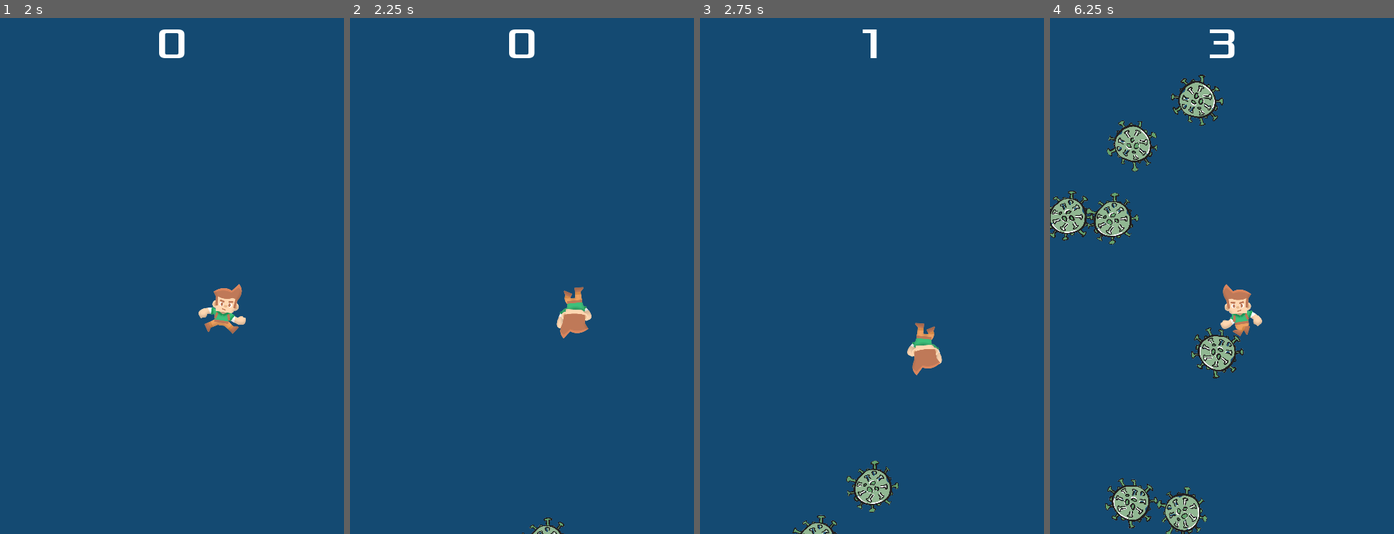
Above: before the commit, frames 1-4 (left to right).
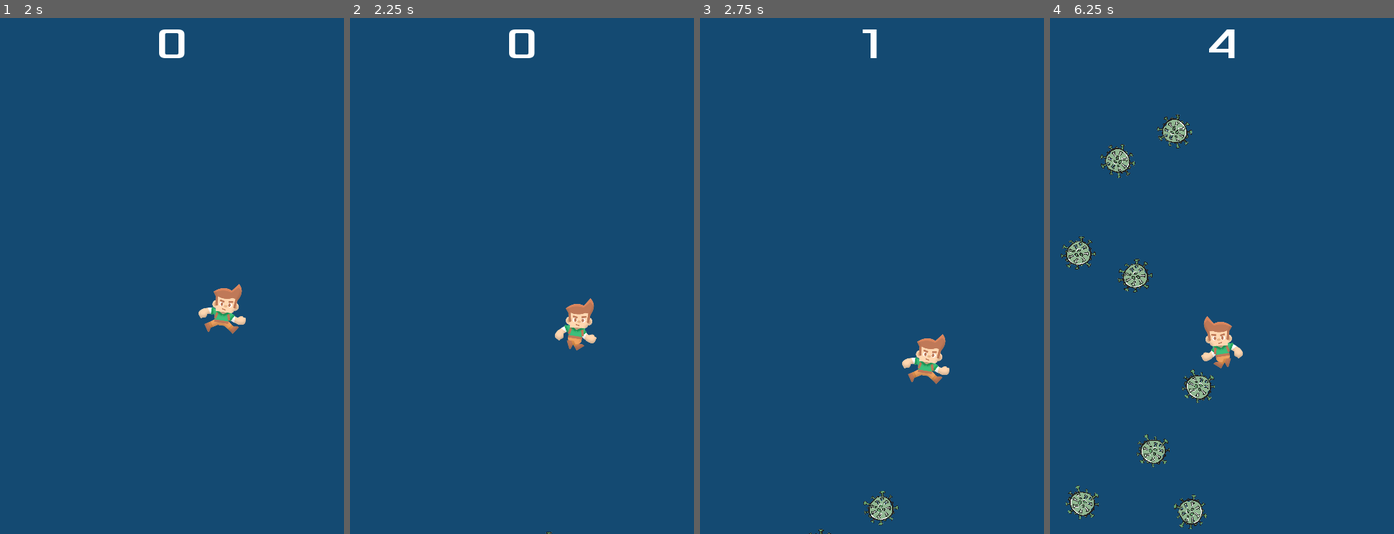
Above: after the commit, the same moments.

Repository: dastasoft/escape-from-covid-godot-2d-game
Game: Godot game, scene res://Main.tscn
Two runs of this game, one before a commit and one after it. Both use one fixed random seed, a clock stepped at 60 frames per second and the inputs below.
Inputs:
- Up to frame 1 (2 s): click "Start" at 0.5 s; tap Enter at 1.25 s; hold D (move_right) from 1.28 s (still down)
- Up to frame 2 (2.25 s): release D (move_right) at 2.03 s; hold S (move_down) from 2.03 s (still down)
- Up to frame 3 (2.75 s): keep holding S (move_down)
- Up to frame 4 (6.25 s): release S (move_down) at 2.78 s; hold D (move_right) 2.78-3.53 s; hold W (move_up) 3.53-4.28 s; hold A (move_left) 4.28-5.78 s; hold S (move_down) from 5.78 s (still down)

Frame 1 is identical in both runs. In frame 2, 1.0% of the frame differs, in the area x 50-72%, y 52-100%; in frame 3, 2.1%; in frame 4, 8.8%, in the area x 0-62%, y 2-100%.

Commit message:
added levels

Diff:
--- a/Main.gd
+++ b/Main.gd
@@ -1,13 +1,17 @@
 extends Node
 
-export (PackedScene) var mob_scene
+export (PackedScene) var mob_level1_scene
+export (PackedScene) var mob_level2_scene
+export (PackedScene) var mob_level3_scene
 var score = 0
+var level = 1
 
 func _ready():
 	randomize()
 
 func new_game():
 	score = 0
+	level = 1
 	$HUD.update_score(score)
 
 	get_tree().call_group("mobs", "queue_free")
@@ -37,7 +41,11 @@
 	var mob_spawn_location = $MobPath/MobSpawnLocation
 	mob_spawn_location.unit_offset = randf()
 
-	var mob = mob_scene.instance()
+	var mob = mob_level1_scene.instance()
+	if level == 2:
+		mob = mob_level2_scene.instance()
+	elif level == 3:
+		mob = mob_level3_scene.instance()
 	add_child(mob)
 
 	mob.position = mob_spawn_location.position
@@ -52,4 +60,6 @@
 
 func _on_ScoreTimer_timeout():
 	score += 1
+	if score == 10 || score == 20:
+		level += 1
 	$HUD.update_score(score)
--- a/Main.tscn
+++ b/Main.tscn
@@ -1,12 +1,14 @@
-[gd_scene load_steps=9 format=2]
+[gd_scene load_steps=11 format=2]
 
 [ext_resource path="res://Main.gd" type="Script" id=1]
-[ext_resource path="res://Mob.tscn" type="PackedScene" id=2]
+[ext_resource path="res://Mob_Level1.tscn" type="PackedScene" id=2]
 [ext_resource path="res://Player.tscn" type="PackedScene" id=3]
 [ext_resource path="res://HUD.tscn" type="PackedScene" id=4]
 [ext_resource path="res://art/loop.wav" type="AudioStream" id=5]
 [ext_resource path="res://art/game_over.wav" type="AudioStream" id=6]
 [ext_resource path="res://Camera2D.gd" type="Script" id=7]
+[ext_resource path="res://Mob_Level2.tscn" type="PackedScene" id=8]
+[ext_resource path="res://Mob_Level3.tscn" type="PackedScene" id=9]
 
 [sub_resource type="Curve2D" id=1]
 _data = {
@@ -15,7 +17,9 @@
 
 [node name="Main" type="Node"]
 script = ExtResource( 1 )
-mob_scene = ExtResource( 2 )
+mob_level1_scene = ExtResource( 2 )
+mob_level2_scene = ExtResource( 8 )
+mob_level3_scene = ExtResource( 9 )
 
 [node name="Camera2D" type="Camera2D" parent="."]
 position = Vector2( 240, 360 )
--- a/Mob.tscn
+++ b/Mob_Level1.tscn
@@ -13,16 +13,18 @@
 } ]
 
 [sub_resource type="CapsuleShape2D" id=2]
-radius = 36.0
+radius = 25.0
 height = 0.0
 
 [node name="Mob" type="RigidBody2D" groups=["mobs"]]
 collision_mask = 0
 gravity_scale = 0.0
 script = ExtResource( 7 )
+min_speed = 100.0
+max_speed = 200.0
 
 [node name="AnimatedSprite" type="AnimatedSprite" parent="."]
-scale = Vector2( 0.15, 0.15 )
+scale = Vector2( 0.1, 0.1 )
 frames = SubResource( 3 )
 animation = "walk"
 
@@ -31,8 +33,8 @@
 shape = SubResource( 2 )
 
 [node name="VisibilityNotifier2D" type="VisibilityNotifier2D" parent="."]
-position = Vector2( -0.5, 1.3113e-06 )
-scale = Vector2( 0.75, 0.95 )
+position = Vector2( -8.34465e-07, -0.499997 )
+scale = Vector2( 0.52, 0.6375 )
 rect = Rect2( -50, -40, 100, 80 )
 
 [connection signal="screen_exited" from="VisibilityNotifier2D" to="." method="_on_VisibilityNotifier2D_screen_exited"]
--- /dev/null
+++ b/Mob_Level2.tscn
@@ -0,0 +1,38 @@
+[gd_scene load_steps=6 format=2]
+
+[ext_resource path="res://art/covid_level2.png" type="Texture" id=1]
+[ext_resource path="res://art/covid_level2_2.png" type="Texture" id=2]
+[ext_resource path="res://Mob.gd" type="Script" id=7]
+
+[sub_resource type="SpriteFrames" id=3]
+animations = [ {
+"frames": [ ExtResource( 1 ), ExtResource( 2 ) ],
+"loop": true,
+"name": "walk",
+"speed": 5.0
+} ]
+
+[sub_resource type="CapsuleShape2D" id=2]
+radius = 33.0
+height = 0.0
+
+[node name="Mob" type="RigidBody2D" groups=["mobs"]]
+collision_mask = 0
+gravity_scale = 0.0
+script = ExtResource( 7 )
+
+[node name="AnimatedSprite" type="AnimatedSprite" parent="."]
+scale = Vector2( 0.13, 0.13 )
+frames = SubResource( 3 )
+animation = "walk"
+
+[node name="CollisionShape2D" type="CollisionShape2D" parent="."]
+rotation = 1.5708
+shape = SubResource( 2 )
+
+[node name="VisibilityNotifier2D" type="VisibilityNotifier2D" parent="."]
+position = Vector2( 1.66893e-06, -0.5 )
+scale = Vector2( 0.68, 0.8375 )
+rect = Rect2( -50, -40, 100, 80 )
+
+[connection signal="screen_exited" from="VisibilityNotifier2D" to="." method="_on_VisibilityNotifier2D_screen_exited"]
--- /dev/null
+++ b/Mob_Level3.tscn
@@ -0,0 +1,39 @@
+[gd_scene load_steps=6 format=2]
+
+[ext_resource path="res://art/covid_level3.png" type="Texture" id=1]
+[ext_resource path="res://art/covid_level3_2.png" type="Texture" id=2]
+[ext_resource path="res://Mob.gd" type="Script" id=7]
+
+[sub_resource type="SpriteFrames" id=3]
+animations = [ {
+"frames": [ ExtResource( 1 ), ExtResource( 2 ) ],
+"loop": true,
+"name": "walk",
+"speed": 5.0
+} ]
+
+[sub_resource type="CapsuleShape2D" id=2]
+radius = 37.0
+height = 4.0
+
+[node name="Mob" type="RigidBody2D" groups=["mobs"]]
+collision_mask = 0
+gravity_scale = 0.0
+script = ExtResource( 7 )
+max_speed = 260.0
+
+[node name="AnimatedSprite" type="AnimatedSprite" parent="."]
+scale = Vector2( 0.15, 0.15 )
+frames = SubResource( 3 )
+animation = "walk"
+
+[node name="CollisionShape2D" type="CollisionShape2D" parent="."]
+rotation = 1.5708
+shape = SubResource( 2 )
+
+[node name="VisibilityNotifier2D" type="VisibilityNotifier2D" parent="."]
+position = Vector2( 2.14577e-06, 2.14577e-06 )
+scale = Vector2( 0.8, 0.95 )
+rect = Rect2( -50, -40, 100, 80 )
+
+[connection signal="screen_exited" from="VisibilityNotifier2D" to="." method="_on_VisibilityNotifier2D_screen_exited"]
--- a/Player.gd
+++ b/Player.gd
@@ -46,9 +46,6 @@
 		$AnimatedSprite.animation = "right"
 		$AnimatedSprite.flip_h = direction.x < 0
 		$AnimatedSprite.flip_v = false
-	elif direction.y != 0:
-		$AnimatedSprite.animation = "up"
-		$AnimatedSprite.flip_v = direction.y > 0
 
 
 func start(new_position):
--- a/Player.tscn
+++ b/Player.tscn
@@ -1,9 +1,7 @@
-[gd_scene load_steps=8 format=2]
+[gd_scene load_steps=6 format=2]
 
 [ext_resource path="res://art/character_maleAdventurer_run2.png" type="Texture" id=1]
 [ext_resource path="res://art/character_maleAdventurer_run1.png" type="Texture" id=2]
-[ext_resource path="res://art/character_maleAdventurer_climb1.png" type="Texture" id=3]
-[ext_resource path="res://art/character_maleAdventurer_climb0.png" type="Texture" id=4]
 [ext_resource path="res://Player.gd" type="Script" id=5]
 
 [sub_resource type="SpriteFrames" id=1]
@@ -11,11 +9,6 @@
 "frames": [ ExtResource( 2 ), ExtResource( 1 ) ],
 "loop": true,
 "name": "right",
-"speed": 5.0
-}, {
-"frames": [ ExtResource( 3 ), ExtResource( 4 ) ],
-"loop": true,
-"name": "up",
 "speed": 5.0
 } ]
 
Binary file removed: art/character_maleAdventurer_climb0.png
Binary file removed: art/character_maleAdventurer_climb1.png
Binary file added: art/covid_level2.png
Not shown, added: art/covid_level2.png.import
Binary file added: art/covid_level2_2.png
Not shown, added: art/covid_level2_2.png.import
Binary file added: art/covid_level3.png
Not shown, added: art/covid_level3.png.import
Binary file added: art/covid_level3_2.png
Not shown, added: art/covid_level3_2.png.import
